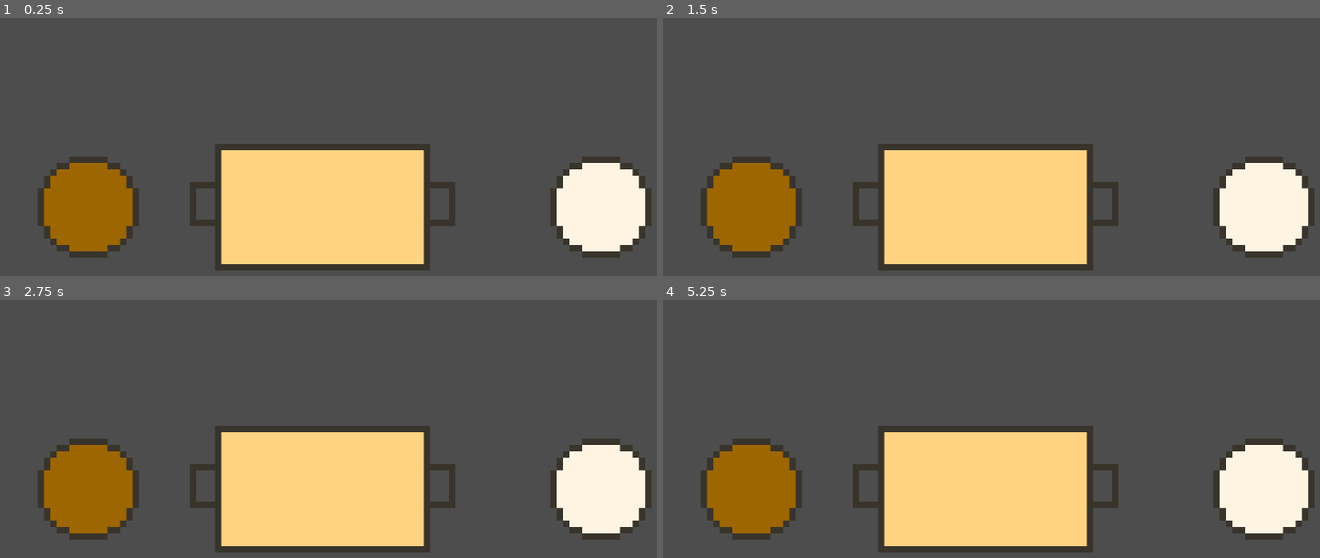
Above: before the commit, frames 1-4 (two rows, left to right).
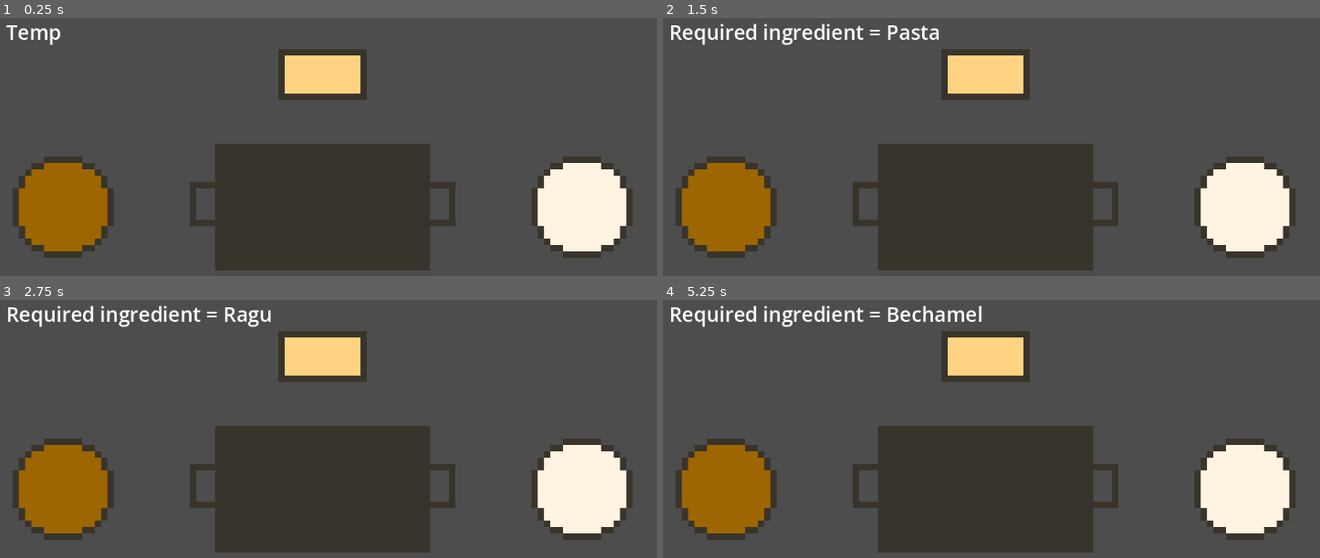
Above: after the commit, the same moments.

Repository: Dexter-Goater/gorefield
Game: Godot game, scene res://Scenes/Main.tscn
Two runs of this game, one before a commit and one after it. Both use one fixed random seed, a clock stepped at 60 frames per second and the inputs below.
Inputs (mouse positions are in pixels of both pictures, inside the frame that each line leads up to):
- Up to frame 1 (0.25 s): no input
- Up to frame 2 (1.5 s): tap Enter at 0.5 s; move the mouse to (1149, 185) at 0.52 s; click (1149, 185) at 0.6 s; tap Space (Space) at 1.25 s; move the mouse to (840, 226) at 1.27 s; click (840, 226) at 1.35 s
- Up to frame 3 (2.75 s): tap Enter at 2 s; move the mouse to (394, 398) at 2.02 s; tap Space (Space) at 2.1 s; click (394, 398) at 2.3 s
- Up to frame 4 (5.25 s): tap Space (Space) at 2.75, 4.25, 4.35 s; move the mouse to (outside the picture) at 2.77 s; click (outside the picture) at 2.85 s; tap Enter at 3.5 s; move the mouse to (1201, 550) at 3.52 s; click (1201, 550) at 3.6 s; move the mouse to (768, 429) at 4.27 s; click (768, 429) at 4.55 s; move the mouse to (1024, 488) at 5.02 s; click (1024, 488) at 5.1 s

The runs differ from the first frame. In frame 1, 23% of the frame differs, in the area x 0-100%, y 2-96%; in frame 2, 24%; in frame 3, 24%; in frame 4, 24%, in the area x 1-100%, y 2-96%.

Commit message:
4/06/2026
worked some more on the assembly minigame

Diff:
--- a/Scenes/Main.tscn
+++ b/Scenes/Main.tscn
@@ -13,9 +13,10 @@
 [ext_resource type="Texture2D" uid="uid://jo1l8tcvqndb" path="res://Art/2D/Minigame 3/Circle.png" id="11_frkhe"]
 [ext_resource type="Texture2D" uid="uid://derkegth2p2d2" path="res://Art/2D/Minigame 3/dot.png" id="12_1p5hy"]
 [ext_resource type="Script" uid="uid://cbbco6t3nsu4s" path="res://Scripts/minigame_4.gd" id="13_frkhe"]
-[ext_resource type="Texture2D" uid="uid://bpg4endxnh3vh" path="res://Art/2D/Minigame 4/lasagne base.png" id="14_1p5hy"]
+[ext_resource type="Texture2D" uid="uid://bfp15kwxn1ee3" path="res://Art/2D/Minigame 4/lasagne tray.png" id="14_2w5on"]
 [ext_resource type="Texture2D" uid="uid://b3ebsfptdvo64" path="res://Art/2D/Minigame 4/Ragu.png" id="15_erwvk"]
 [ext_resource type="Texture2D" uid="uid://mxuw1svlvebb" path="res://Art/2D/Minigame 4/Bechamel_Sauce.png" id="16_2w5on"]
+[ext_resource type="Texture2D" uid="uid://cb025orqs7ctm" path="res://Art/2D/Minigame 4/Pasta.png" id="17_346fj"]
 
 [sub_resource type="AtlasTexture" id="AtlasTexture_4kpch"]
 atlas = ExtResource("4_50glp")
@@ -551,6 +552,72 @@
 [sub_resource type="RectangleShape2D" id="RectangleShape2D_2w5on"]
 size = Vector2(2, 2)
 
+[sub_resource type="AtlasTexture" id="AtlasTexture_tbeql"]
+atlas = ExtResource("14_2w5on")
+region = Rect2(0, 64, 64, 64)
+
+[sub_resource type="AtlasTexture" id="AtlasTexture_c5nnb"]
+atlas = ExtResource("14_2w5on")
+region = Rect2(64, 64, 64, 64)
+
+[sub_resource type="AtlasTexture" id="AtlasTexture_fsd2l"]
+atlas = ExtResource("14_2w5on")
+region = Rect2(0, 0, 64, 64)
+
+[sub_resource type="AtlasTexture" id="AtlasTexture_8kgcr"]
+atlas = ExtResource("14_2w5on")
+region = Rect2(64, 0, 64, 64)
+
+[sub_resource type="SpriteFrames" id="SpriteFrames_52a0j"]
+animations = [{
+"frames": [{
+"duration": 1.0,
+"texture": SubResource("AtlasTexture_tbeql")
+}],
+"loop": false,
+"name": &"Bechamel Sauce",
+"speed": 0.0
+}, {
+"frames": [{
+"duration": 1.0,
+"texture": SubResource("AtlasTexture_c5nnb")
+}],
+"loop": false,
+"name": &"Blank",
+"speed": 0.0
+}, {
+"frames": [{
+"duration": 1.0,
+"texture": SubResource("AtlasTexture_fsd2l")
+}],
+"loop": false,
+"name": &"Pasta",
+"speed": 0.0
+}, {
+"frames": [{
+"duration": 1.0,
+"texture": SubResource("AtlasTexture_8kgcr")
+}],
+"loop": true,
+"name": &"Ragu",
+"speed": 0.0
+}]
+
+[sub_resource type="RectangleShape2D" id="RectangleShape2D_mx20r"]
+size = Vector2(42, 20)
+
+[sub_resource type="RectangleShape2D" id="RectangleShape2D_rpc3w"]
+size = Vector2(16, 16)
+
+[sub_resource type="RectangleShape2D" id="RectangleShape2D_3k6d1"]
+size = Vector2(16, 16)
+
+[sub_resource type="RectangleShape2D" id="RectangleShape2D_fq6d3"]
+size = Vector2(14, 8)
+
+[sub_resource type="Theme" id="Theme_2w5on"]
+default_font_size = 32
+
 [node name="Main" type="Node2D" unique_id=1107761980]
 script = ExtResource("1_v1gob")
 
@@ -672,19 +739,63 @@
 [node name="Minigame 4" type="Node2D" parent="." unique_id=918677780]
 script = ExtResource("13_frkhe")
 
-[node name="Tray" type="Sprite2D" parent="Minigame 4" unique_id=1130195807]
-texture = ExtResource("14_1p5hy")
-
-[node name="Ragu" type="Sprite2D" parent="Minigame 4" unique_id=1743045704]
-position = Vector2(-37, 0)
+[node name="Tray" type="Area2D" parent="Minigame 4" unique_id=1397393123]
+
+[node name="Sprite2D" type="AnimatedSprite2D" parent="Minigame 4/Tray" unique_id=289578257]
+sprite_frames = SubResource("SpriteFrames_52a0j")
+animation = &"Blank"
+autoplay = "Blank"
+metadata/_edit_lock_ = true
+
+[node name="CollisionShape2D" type="CollisionShape2D" parent="Minigame 4/Tray" unique_id=1264834603]
+shape = SubResource("RectangleShape2D_mx20r")
+metadata/_edit_lock_ = true
+
+[node name="Ragu" type="Area2D" parent="Minigame 4" unique_id=1778918912]
+position = Vector2(-41, 0)
+
+[node name="CollisionShape2D" type="CollisionShape2D" parent="Minigame 4/Ragu" unique_id=1298256556]
+shape = SubResource("RectangleShape2D_rpc3w")
+metadata/_edit_lock_ = true
+
+[node name="Sprite2D" type="Sprite2D" parent="Minigame 4/Ragu" unique_id=1743045704]
 texture = ExtResource("15_erwvk")
-
-[node name="Bechamel Sauce" type="Sprite2D" parent="Minigame 4" unique_id=1810634057]
-position = Vector2(44, 0)
+metadata/_edit_lock_ = true
+
+[node name="Bechamel Sauce" type="Area2D" parent="Minigame 4" unique_id=1852503570]
+position = Vector2(41, 0)
+
+[node name="CollisionShape2D" type="CollisionShape2D" parent="Minigame 4/Bechamel Sauce" unique_id=764125836]
+shape = SubResource("RectangleShape2D_3k6d1")
+metadata/_edit_lock_ = true
+
+[node name="Sprite2D" type="Sprite2D" parent="Minigame 4/Bechamel Sauce" unique_id=1810634057]
 texture = ExtResource("16_2w5on")
+metadata/_edit_lock_ = true
+
+[node name="Pasta" type="Area2D" parent="Minigame 4" unique_id=1370308223]
+position = Vector2(0, -21)
+
+[node name="Sprite2D" type="Sprite2D" parent="Minigame 4/Pasta" unique_id=660995091]
+texture = ExtResource("17_346fj")
+metadata/_edit_lock_ = true
+
+[node name="CollisionShape2D" type="CollisionShape2D" parent="Minigame 4/Pasta" unique_id=1044275532]
+shape = SubResource("RectangleShape2D_fq6d3")
+metadata/_edit_lock_ = true
+
+[node name="Label" type="Label" parent="Minigame 4" unique_id=1380798231]
+offset_left = -50.0
+offset_top = -30.0
+offset_right = -28.0
+offset_bottom = -18.0
+scale = Vector2(0.1, 0.1)
+theme = SubResource("Theme_2w5on")
+text = "Temp"
 
 [node name="Camera2D" type="Camera2D" parent="." unique_id=1346206867]
 zoom = Vector2(10, 10)
+metadata/_edit_lock_ = true
 
 [connection signal="area_entered" from="Minigame 2/Bar/Green" to="Minigame 2" method="_on_green_area_entered"]
 [connection signal="area_exited" from="Minigame 2/Bar/Green" to="Minigame 2" method="_on_green_area_exited"]
@@ -697,3 +808,11 @@
 [connection signal="mouse_entered" from="Minigame 3/Pivot/Area2D" to="Minigame 3" method="_on_area_2d_mouse_entered"]
 [connection signal="mouse_exited" from="Minigame 3/Pivot/Area2D" to="Minigame 3" method="_on_area_2d_mouse_exited"]
 [connection signal="timeout" from="Minigame 3/Minigame Over" to="Minigame 3" method="_on_minigame_over_timeout"]
+[connection signal="mouse_entered" from="Minigame 4/Tray" to="Minigame 4" method="_on_tray_mouse_entered"]
+[connection signal="mouse_exited" from="Minigame 4/Tray" to="Minigame 4" method="_on_tray_mouse_exited"]
+[connection signal="mouse_entered" from="Minigame 4/Ragu" to="Minigame 4" method="_on_ragu_mouse_entered"]
+[connection signal="mouse_exited" from="Minigame 4/Ragu" to="Minigame 4" method="_on_ragu_mouse_exited"]
+[connection signal="mouse_entered" from="Minigame 4/Bechamel Sauce" to="Minigame 4" method="_on_bechamel_sauce_mouse_entered"]
+[connection signal="mouse_exited" from="Minigame 4/Bechamel Sauce" to="Minigame 4" method="_on_bechamel_sauce_mouse_exited"]
+[connection signal="mouse_entered" from="Minigame 4/Pasta" to="Minigame 4" method="_on_pasta_mouse_entered"]
+[connection signal="mouse_exited" from="Minigame 4/Pasta" to="Minigame 4" method="_on_pasta_mouse_exited"]
--- a/Scripts/minigame_4.gd
+++ b/Scripts/minigame_4.gd
@@ -1 +1,37 @@
 extends Node2D
+var order = ["Ragu","Pasta","Ragu","Bechamel","Pasta","Ragu","Bechamel","Pasta","Ragu","Bechamel","Pasta","Ragu","Bechamel","Pasta","Ragu","Bechamel"]
+var intray = false
+var inragu = false
+var insauce = false
+var inpasta = false
+
+func _process(delta: float) -> void:
+	if Input.is_action_just_pressed("Left Click") and Globals.minigame == 4:
+		var ingredient = order[0]
+		$Label.text = "Required ingredient = {ingredient}".format({"ingredient":ingredient})
+		order.erase(ingredient)
+
+
+func _on_tray_mouse_entered() -> void:
+	if Globals.minigame == 4:
+		intray = true
+func _on_tray_mouse_exited() -> void:
+	intray = false
+
+func _on_ragu_mouse_entered() -> void:
+	if Globals.minigame == 4:
+		inragu = true
+func _on_ragu_mouse_exited() -> void:
+	intray = false
+
+func _on_bechamel_sauce_mouse_entered() -> void:
+	if Globals.minigame == 4:
+		insauce = true
+func _on_bechamel_sauce_mouse_exited() -> void:
+	insauce = false
+
+func _on_pasta_mouse_entered() -> void:
+	if Globals.minigame == 4:
+		inpasta = true
+func _on_pasta_mouse_exited() -> void:
+	inpasta = false
Binary file added: Art/2D/Minigame 4/Pasta.png
Not shown, added: Art/2D/Minigame 4/Pasta.png.import
Binary file changed: Art/2D/Minigame 4/lasagne tray.png
